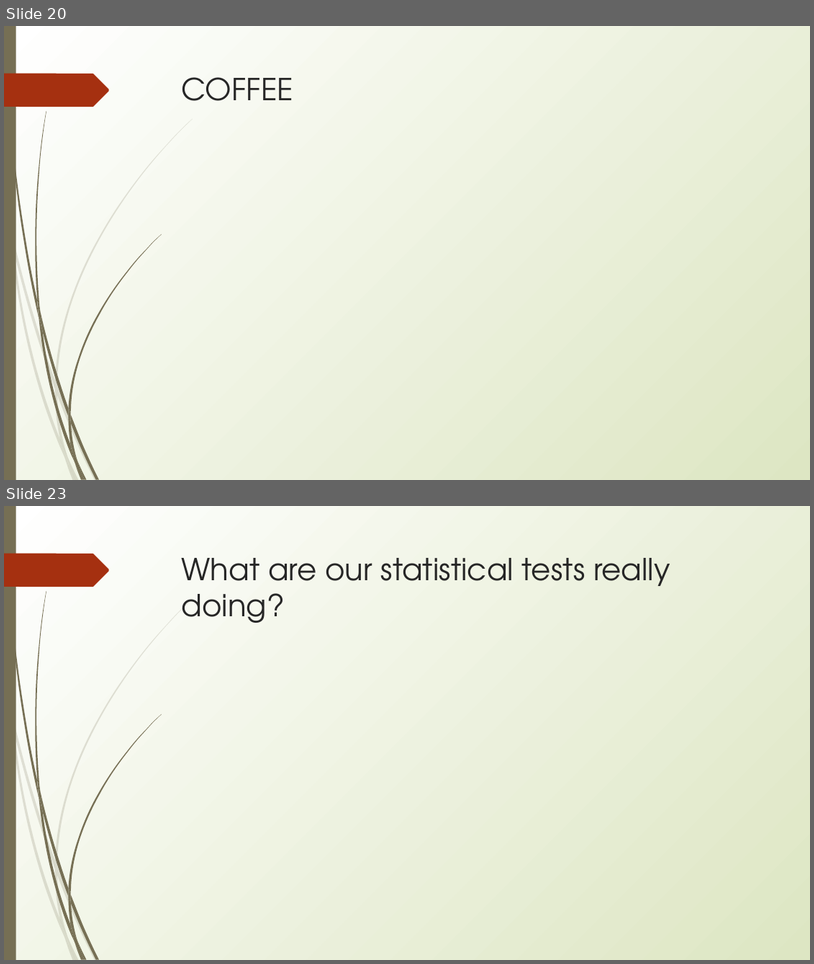
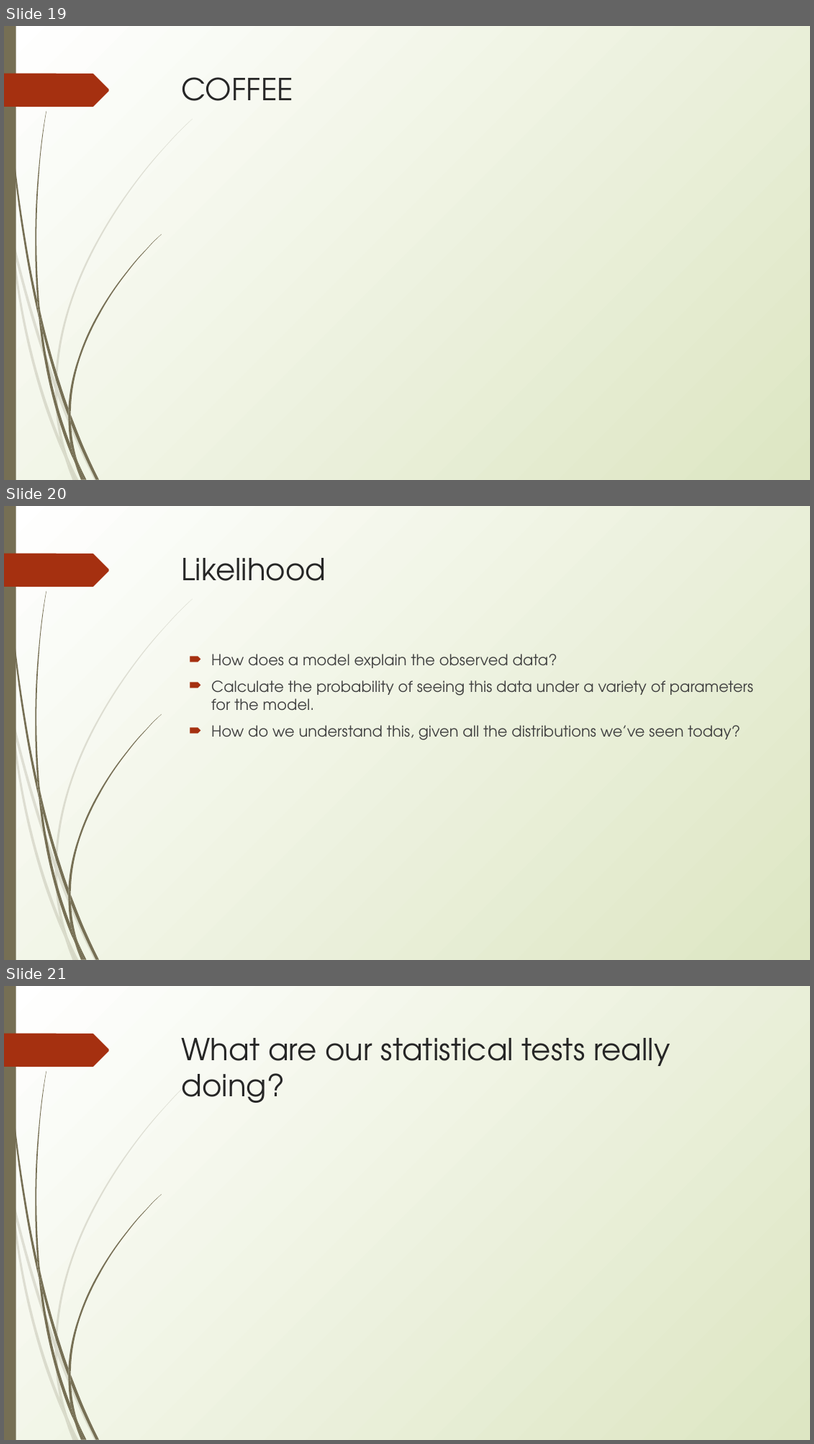
Before and after one commit to erynmcfarlane/GraduateStatsClass, a slide deck: Lecture2_v1.pptx. Shown one above the other, each under a label of ours: slides 20 and 23 before the commit, slides 19, 20 and 21 after it; the slides between them are not shown. The pictures are 814x964 and 814x1444 pixels, drawn with LibreOffice and Linux fonts; fonts in the diff are those of the drawing. Boxes give left, top, right and bottom in pixels: in the first picture for what was removed or moved away, otherwise in the second. Text is boxed around its words. In the diff, an @@ line names an element or a change of style, - is before the commit and + after.

```diff
--- a/Lecture2_v1.pptx
+++ b/Lecture2_v1.pptx
@@ slide 20 added at [4,506,810,960], background gradient #FFFFFF to #DDE6C3; not listed: 24 template elements that a slide beside it also shows @@
@@ title added at [182,558,327,581], 36 pt, text #262626 @@
+Likelihood
@@ text added at [211,654,754,740], 18 pt, text #3F3F3F @@
+🠶 How does a model explain the observed data?
+🠶 Calculate the probability of seeing this data under a variety of parameters for the model.
+🠶 How do we understand this, given all the distributions we’ve seen today?
@@ what was slide 20 is now slide 19 @@
@@ what was slide 23 is now slide 21 @@
```
Also in this commit, not shown: 7 slides changed, 1 other slide added, 3 slides removed, 1 other file.
